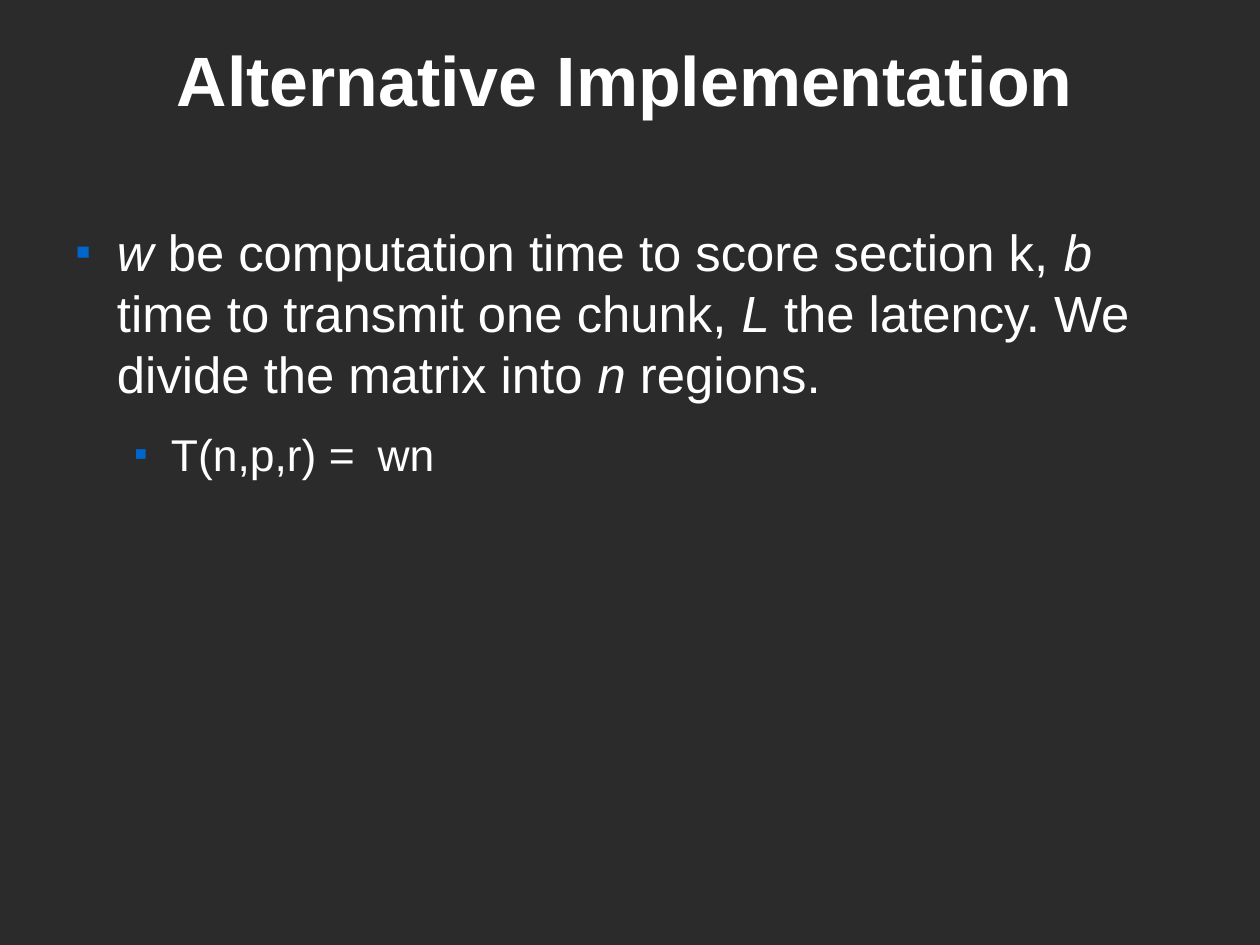
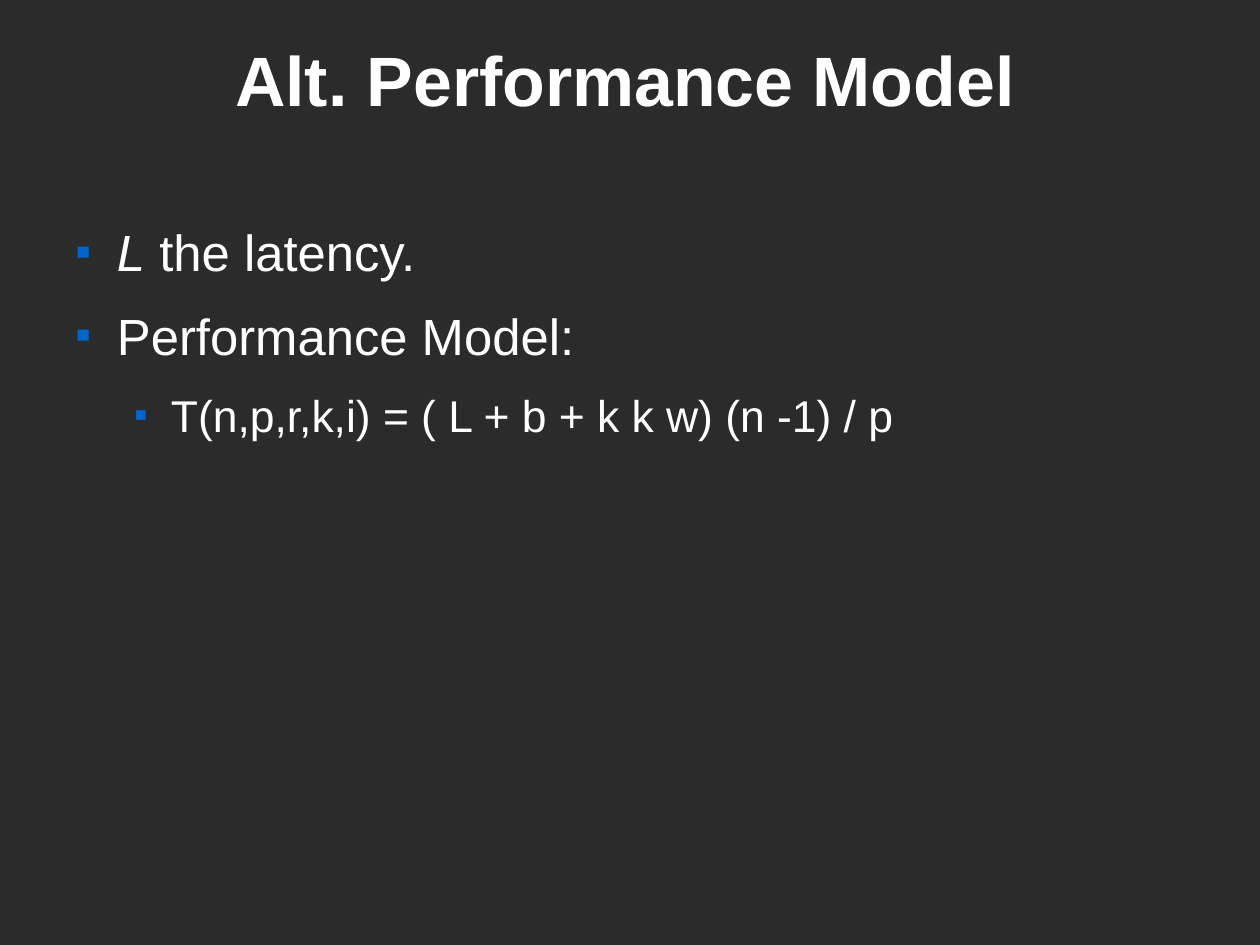
Before and after one commit to kenglishhi/ics632, a slide deck: slide 19 of smith-waterman/docs/ics-632-kenglish-final-presentation.odp (slide 15 before the commit). Drawn at 1260x945 pixels with LibreOffice and Linux fonts; fonts in the diff are those of the drawing; background and template pictures are left out; a plain dark background stands for a picture behind light text. Boxes give left, top, right and bottom in pixels: in the first picture for what was removed or moved away, otherwise in the second. Text is boxed around its words. In the diff, an @@ line names an element or a change of style, - is before the commit and + after.

```diff
--- a/smith-waterman/docs/ics-632-kenglish-final-presentation.odp
+++ b/smith-waterman/docs/ics-632-kenglish-final-presentation.odp
@@ title at (235, 55, 1015, 107): text changed @@
-Alternative Implementation
+Alt. Performance Model
@@ text at (117, 234, 893, 441): text changed @@
-■ w be computation time to score section k, b time to transmit one chunk, L the latency. We divide the matrix into n regions.
-  ■ T(n,p,r) = wn
+■ L the latency.
+■ Performance Model:
+  ■ T(n,p,r,k,i) = ( L + b + k k w) (n -1) / p
```
Also in this commit, not shown: 9 other slides changed, 10 slides added, 1 slide removed, 1 other file.
